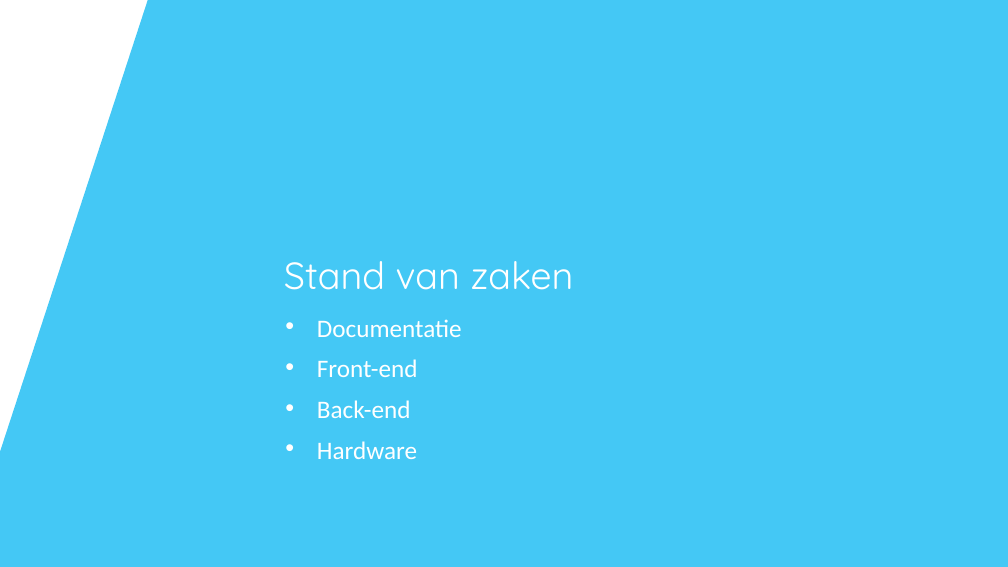
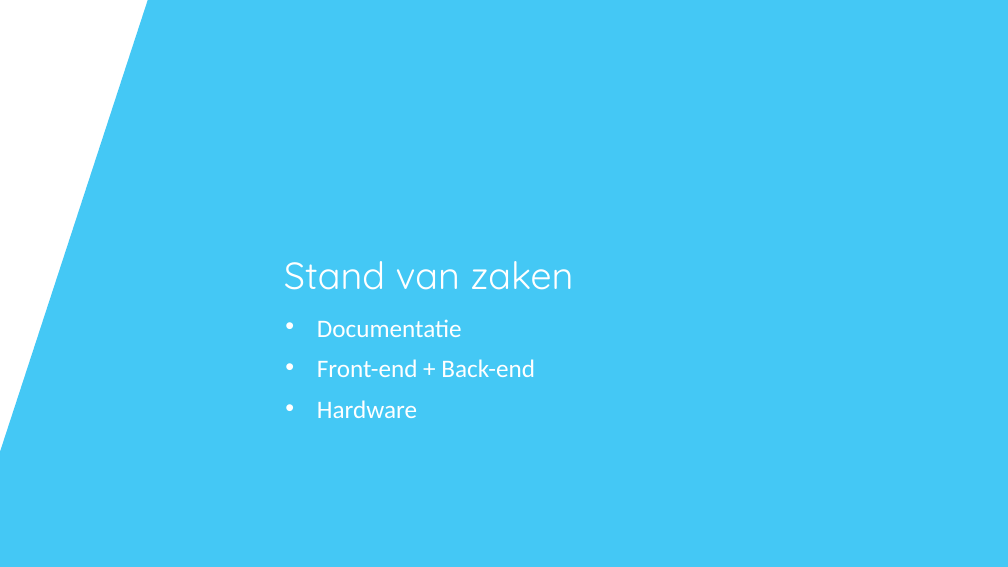
Before and after one commit to SoensJakob/Team-Project-Twister-2.0, a slide deck: slide 4 of Documents/Milestone 2/Milestone_2_Presentatie.pptx (slide 5 before the commit). Drawn at 1008x567 pixels with LibreOffice and Linux fonts; fonts in the diff are those of the drawing; background and template pictures are left out. Boxes give left, top, right and bottom in pixels: in the first picture for what was removed or moved away, otherwise in the second. Text is boxed around its words. In the diff, an @@ line names an element or a change of style, - is before the commit and + after.

```diff
--- a/Documents/Milestone 2/Milestone_2_Presentatie.pptx
+++ b/Documents/Milestone 2/Milestone_2_Presentatie.pptx
@@ subtitle at box(317, 359, 535, 377): text changed @@
-• Front-end
-• Back-end
+• Front-end + Back-end
```
Also in this commit, not shown: 3 other slides changed, 1 slide added, 2 slides removed, 1 other file.
